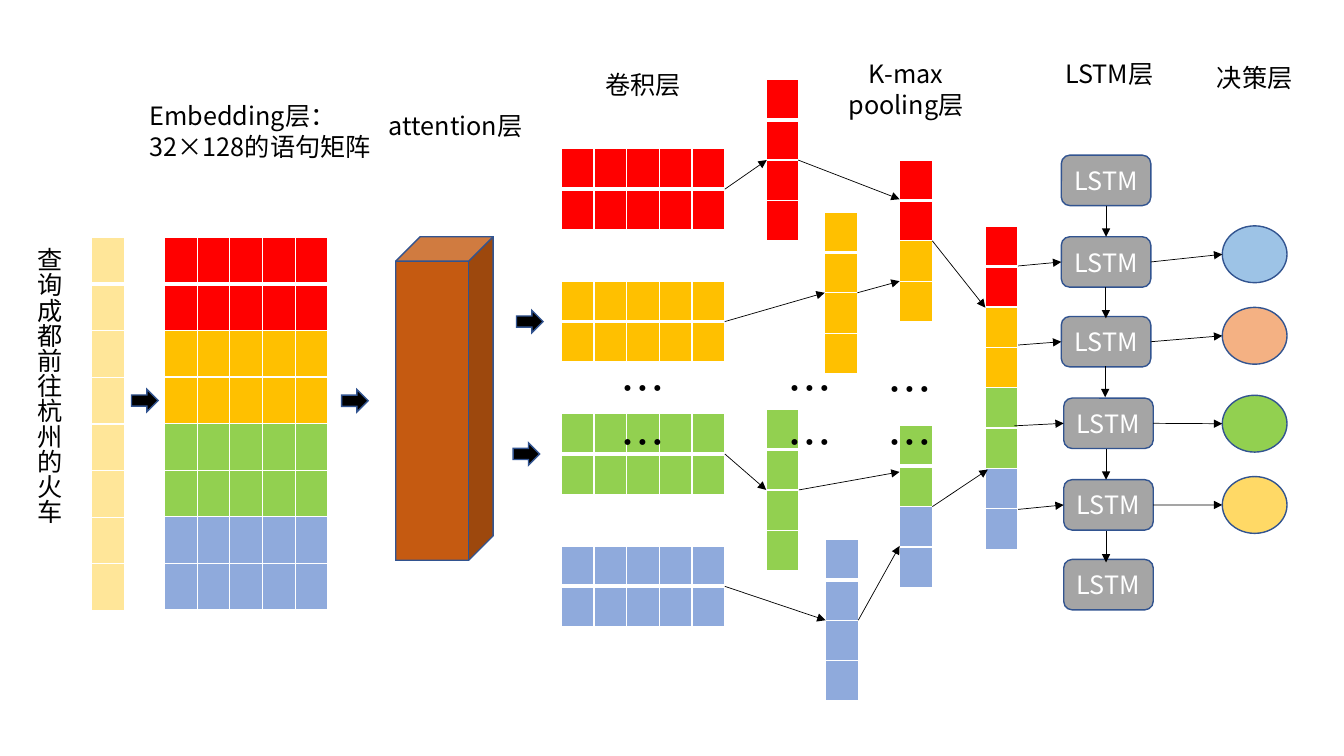
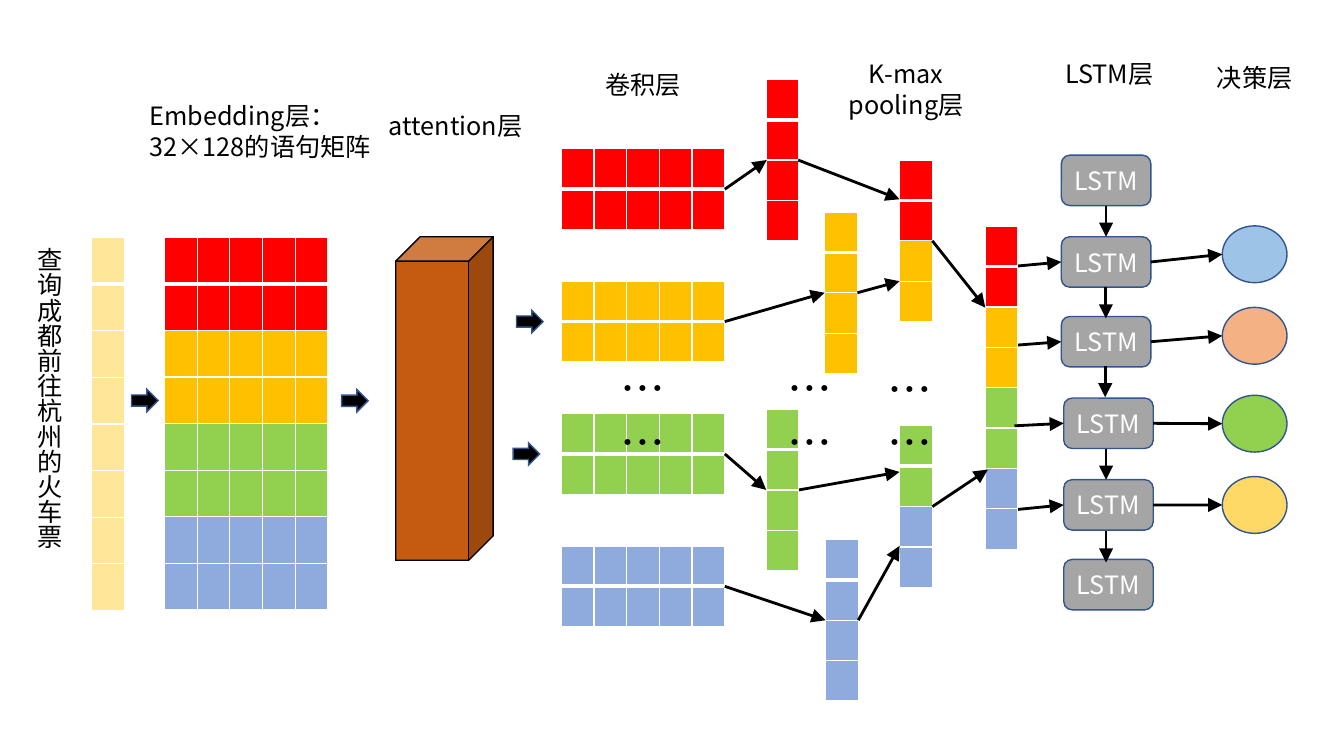
Before and after one commit to weixiao2333/zjuthesis-mphil, a slide deck: slide 2 of 论文图.pptx. Drawn at 1344x756 pixels with LibreOffice and Linux fonts; fonts in the diff are those of the drawing. Boxes give left, top, right and bottom in pixels: in the first picture for what was removed or moved away, otherwise in the second. Text is boxed around its words. In the diff, an @@ line names an element or a change of style, - is before the commit and + after.

```diff
--- a/论文图.pptx
+++ b/论文图.pptx
@@ arrow (725, 190) - (767, 160): stroke #000000 0.5 pt to #000000 2 pt @@
@@ arrow (799, 160) - (899, 200): stroke #000000 0.5 pt to #000000 2 pt @@
@@ arrow (1106, 206) - (1106, 237): stroke #000000 0.5 pt to #000000 2 pt @@
@@ cube at (x1=396, y1=237, x2=494, y2=561): outline #325491 1 pt to #000000 1 pt @@
@@ text at (x1=38, y1=247, x2=63, y2=548): text changed @@
-查询成都前往杭州的火车
+查询成都前往杭州的火车票
@@ arrow (933, 241) - (986, 308): stroke #000000 0.5 pt to #000000 2 pt @@
@@ arrow (1018, 266) - (1062, 262): stroke #000000 0.5 pt to #000000 2 pt @@
@@ arrow (1151, 262) - (1223, 254): stroke #000000 0.5 pt to #000000 2 pt @@
@@ arrow (725, 322) - (825, 292): stroke #000000 0.5 pt to #000000 2 pt @@
@@ arrow (858, 292) - (899, 281): stroke #000000 0.5 pt to #000000 2 pt @@
@@ arrow (1106, 287) - (1106, 319): stroke #000000 0.5 pt to #000000 2 pt @@
@@ arrow (1018, 345) - (1062, 342): stroke #000000 0.5 pt to #000000 2 pt @@
@@ arrow (1151, 342) - (1223, 336): stroke #000000 0.5 pt to #000000 2 pt @@
@@ arrow (1105, 366) - (1105, 397): stroke #000000 0.5 pt to #000000 2 pt @@
@@ arrow (1014, 425) - (1064, 423): stroke #000000 0.5 pt to #000000 2 pt @@
@@ arrow (1106, 449) - (1106, 480): stroke #000000 0.5 pt to #000000 2 pt @@
@@ arrow (1153, 423) - (1223, 423): stroke #000000 0.5 pt to #000000 2 pt @@
@@ arrow (725, 454) - (766, 490): stroke #000000 0.5 pt to #000000 2 pt @@
@@ arrow (800, 490) - (899, 472): stroke #000000 0.5 pt to #000000 2 pt @@
@@ arrow (933, 507) - (988, 470): stroke #000000 0.5 pt to #000000 2 pt @@
@@ arrow (1018, 509) - (1064, 505): stroke #000000 0.5 pt to #000000 2 pt @@
@@ arrow (1153, 505) - (1223, 505): stroke #000000 0.5 pt to #000000 2 pt @@
@@ arrow (1106, 531) - (1106, 563): stroke #000000 0.5 pt to #000000 2 pt @@
@@ arrow (858, 620) - (899, 546): stroke #000000 0.5 pt to #000000 2 pt @@
@@ arrow (725, 587) - (826, 620): stroke #000000 0.5 pt to #000000 2 pt @@
```
Also in this commit, not shown: 3 other slides changed, 1 slide added, 12 other files.
